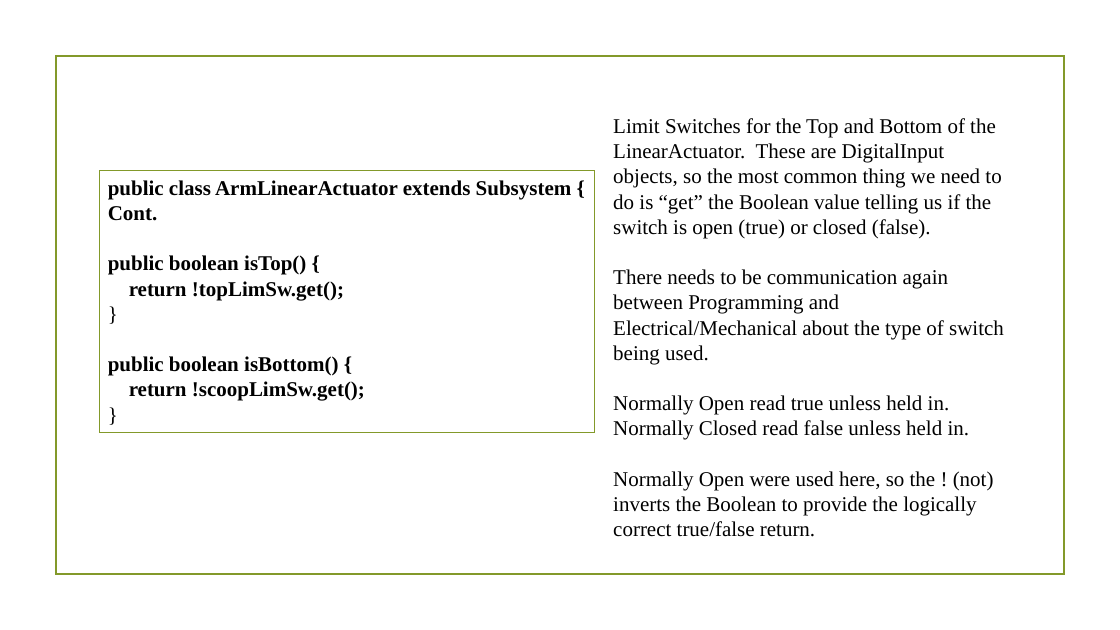
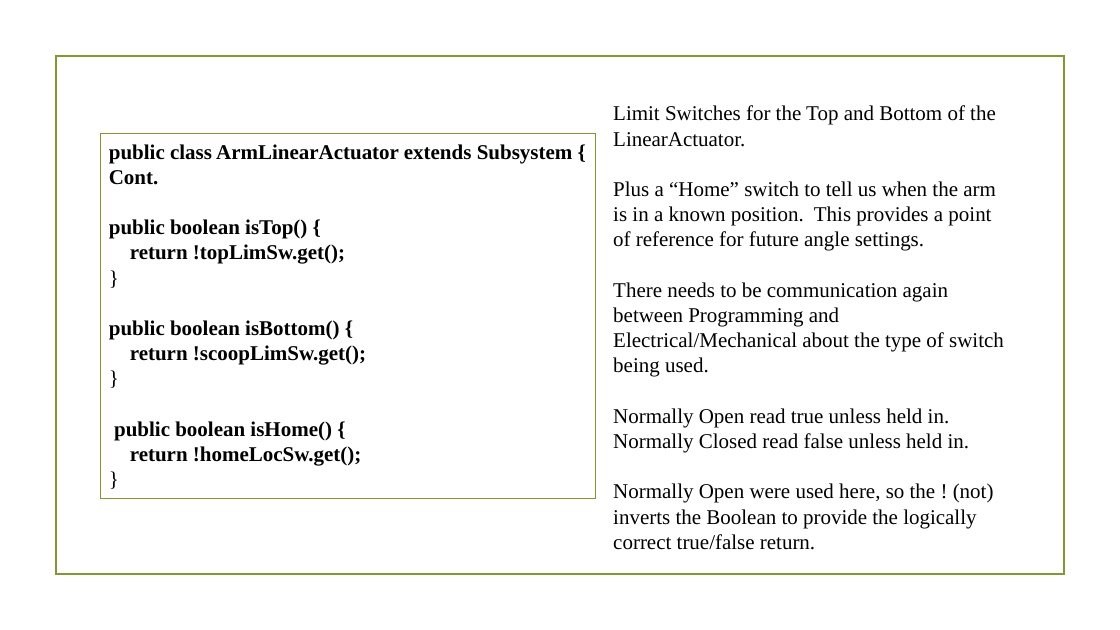
Before and after one commit to 4662FRCRobotics/Training, a slide deck: slide 5 of Object Oriented Programming FRC Context ArmSystem P2.pptx (slide 6 before the commit). Drawn at 1120x630 pixels with LibreOffice and Linux fonts; fonts in the diff are those of the drawing; background and template pictures are left out. Boxes give left, top, right and bottom in pixels: in the first picture for what was removed or moved away, otherwise in the second. Text is boxed around its words. In the diff, an @@ line names an element or a change of style, - is before the commit and + after.

```diff
--- a/Object Oriented Programming FRC Context ArmSystem P2.pptx
+++ b/Object Oriented Programming FRC Context ArmSystem P2.pptx
@@ text "Limit Switches for the Top ...": place and size @@
-text "Limit Switches for the Top ..." at (613, 118, 1004, 537)
+text "Limit Switches for the Top ..." at (613, 105, 1004, 550)
@@ text at (613, 105, 996, 251): text changed @@
-Limit Switches for the Top and Bottom of the LinearActuator. These are DigitalInput objects, so the most common thing we need to do is “get” the Boolean value telling us if the switch is open (true) or closed (false).
+Limit Switches for the Top and Bottom of the LinearActuator.
+Plus a “Home” switch to tell us when the arm is in a known position. This provides a point of reference for future angle settings.
@@ rectangle "public class ArmLinearActuator extends Subsystem ...": place and size @@
-rectangle "public class ArmLinearActuator extends Subsystem ..." at (100, 170, 595, 433)
+rectangle "public class ArmLinearActuator extends Subsystem ..." at (101, 134, 596, 498)
@@ text in rectangle at (114, 421, 361, 466): paragraphs added @@
+public boolean isHome() {
+return !homeLocSw.get();
+}
```
Also in this commit, not shown: 3 other slides changed, 4 slides added, 3 slides removed, 4 other files.
